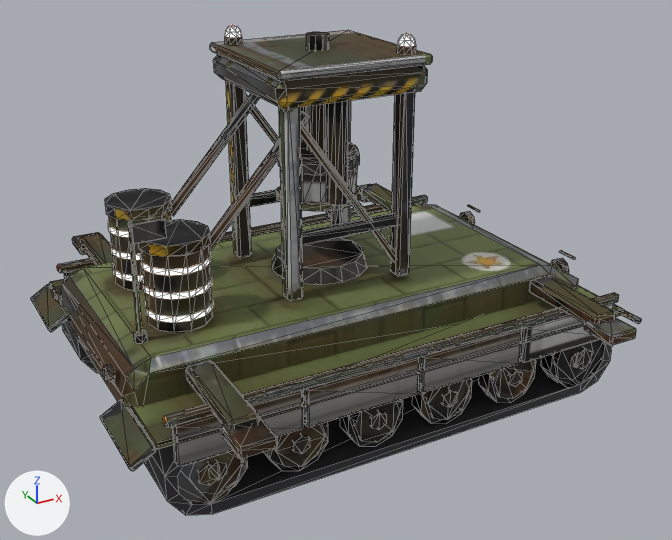
The glTF model public/models/qtnk.soviet.glb: old version first, new version second.
Both versions are drawn from a camera (50 mm lens) standing at (-0.845, -1.571, 1.015) and looking at (-0.008, -0.049, 0.254). Arrows for +X, +Y and +Z are at lower left; the lights stay in place. The older version comes first. Mesh edges are drawn as thin lines. Where no turn or scale is listed for an object, it has been applied to the vertices. Vertices at exactly the same position are counted once.

Names of what the first picture shows: 'leg0_mesh', 'leg2_mesh', 'leg3_mesh', 'ram_mesh', 'root_mesh' and 1 more.
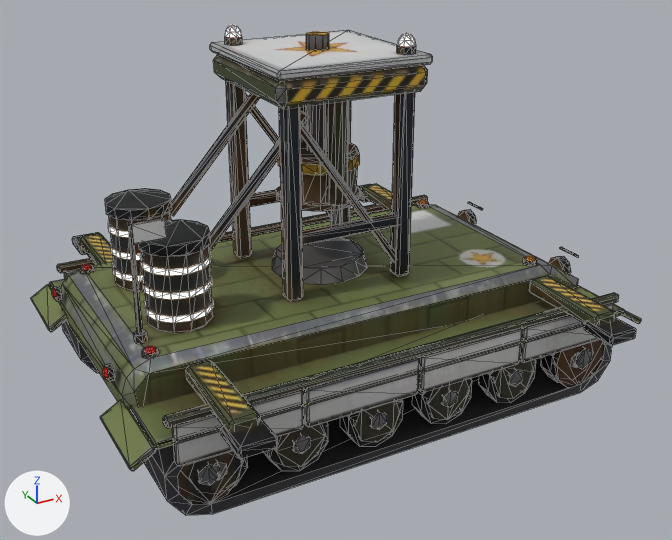
Patch to the scene script:
```diff
--- a/public/models/qtnk.soviet.glb.py
+++ b/public/models/qtnk.soviet.glb.py
@@ me_root @@
 # used by ob_root_mesh; location = (0.004, 0.0, 0.365)
-me_root.from_pydata(...)  # 2178 vertices, 3141 faces; spans x -0.548..0.548, y -0.355..0.355, z -0.364..0.364
+me_root.from_pydata(...)  # 2311 vertices, 3343 faces; spans x -0.548..0.548, y -0.355..0.355, z -0.364..0.364
+# me_root part 1: a new loose piece, an 8-sided cylinder along z spanning x -0.4685..-0.4399, y 0.1857..0.2143, z -0.1168..-0.108, in mat_body
+# me_root part 2: a new loose piece, an 8-sided cylinder along z spanning x -0.4685..-0.4399, y -0.2143..-0.1857, z -0.1168..-0.108, in mat_body
+# me_root part 3: the loose piece of 14 vertices spanning x 0.47..0.485, y -0.193..-0.147, z -0.188..-0.141 is scaled about its middle by 1.2
+# me_root part 4: a new loose piece, a box spanning x 0.4997..0.5037, y -0.1981..-0.1419, z -0.1319..-0.1279, in mat_body
+# me_root part 5: the loose piece of 15 vertices spanning x 0.47..0.485, y 0.147..0.193, z -0.188..-0.141 is rebuilt with 14 vertices and now spans x 0.469..0.487, y 0.142..0.198, z -0.193..-0.136
+# me_root part 6: a new loose piece of 17 vertices spanning x -0.465..-0.443, y 0.189..0.211, z -0.108..-0.101, in mat_body
+# me_root part 7: a new loose piece of 17 vertices spanning x -0.465..-0.443, y -0.211..-0.189, z -0.108..-0.101, in mat_body
+# me_root part 8: a new loose piece of 17 vertices spanning x 0.355..0.377, y -0.211..-0.189, z -0.108..-0.101, in mat_body
+# me_root part 9: a new loose piece of 16 vertices spanning x 0.351..0.38, y 0.186..0.214, z -0.117..-0.108, in mat_body
+# me_root part 10: a new loose piece of 16 vertices spanning x 0.351..0.38, y -0.214..-0.186, z -0.117..-0.108, in mat_body
+# me_root part 11: the loose piece of 8 vertices spanning x 0.495..0.499, y -0.193..-0.147, z -0.138..-0.134 is deleted
+# me_root part 12: 2488 kept faces spanning x -0.548..0.548, y -0.355..0.355, z -0.353..0.342 get new texture (UV) coordinates
+# other edits to the shape of me_root do not show in these pictures
 me_root.materials.append(mat_body)
@@ me_ram @@
 me_ram.from_pydata(...)  # 146 vertices, 259 faces; spans x -0.084..0.084, y -0.086..0.086, z -0.161..0.161
 # used by ob_ram_mesh; location = (-0.02, 0.0, 0.558)
+# me_ram part 13: 251 kept faces spanning x -0.084..0.084, y -0.086..0.086, z -0.161..0.161 get new texture (UV) coordinates
 me_ram.materials.append(mat_body)
@@ me_leg0 @@
 me_leg0.from_pydata(...)  # 48 vertices, 82 faces; spans x -0.032..0.032, y -0.124..0.124, z -0.019..0.019
 # used by ob_leg0_mesh; location = (0.36, -0.364, 0.216)
+# me_leg0 part 14: texture (UV) coordinates of 82 of 82 faces, centred in x -0.032..0.032, y -0.124..0.124, z -0.019..0.019, changed; they spanned u 0.06..0.98, v 0.42..0.95 and now span u 0.63..0.98, v 0.1..0.97
 me_leg0.materials.append(mat_body)
@@ me_leg2 @@
 me_leg2.from_pydata(...)  # 48 vertices, 82 faces; spans x -0.032..0.032, y -0.124..0.124, z -0.019..0.019
 # used by ob_leg2_mesh; location = (-0.38, -0.364, 0.216)
+# me_leg2 part 15: 82 kept faces spanning x -0.032..0.032, y -0.124..0.124, z -0.019..0.019 get new texture (UV) coordinates
 me_leg2.materials.append(mat_body)
```

Location of each change, (x1, y1, x2, y2) in pixels of the pictures (672 x 540 px; the box of a moved part takes in the faces that stretch with it):
part 1 of me_root, added
    after: (80, 266, 94, 274)
part 2 of me_root, added
    after: (142, 347, 158, 358)
part 3 of me_root, moved or reshaped
    before: (551, 258, 569, 273)
    after: (549, 256, 571, 274)
part 4 of me_root, added
    after: (560, 247, 579, 257)
part 5 of me_root, rebuilt (12% wider, 21% taller)
    before: (459, 211, 475, 224)
    after: (458, 209, 476, 225)
part 6 of me_root, added
    after: (82, 264, 92, 270)
part 7 of me_root, added
    after: (144, 346, 156, 353)
part 8 of me_root, added
    after: (525, 256, 535, 261)
part 9 of me_root, added
    after: (417, 202, 429, 208)
part 10 of me_root, added
    after: (523, 257, 537, 266)
part 11 of me_root, deleted
    before: (560, 250, 576, 259)
part 12 of me_root, surface changed
    both: (31, 30, 641, 503)
part 13 of me_ram, surface changed
    both: (277, 32, 361, 211)
part 14 of me_leg0, surface changed
    both: (529, 275, 636, 345)
part 15 of me_leg2, surface changed
    both: (186, 360, 278, 459)
